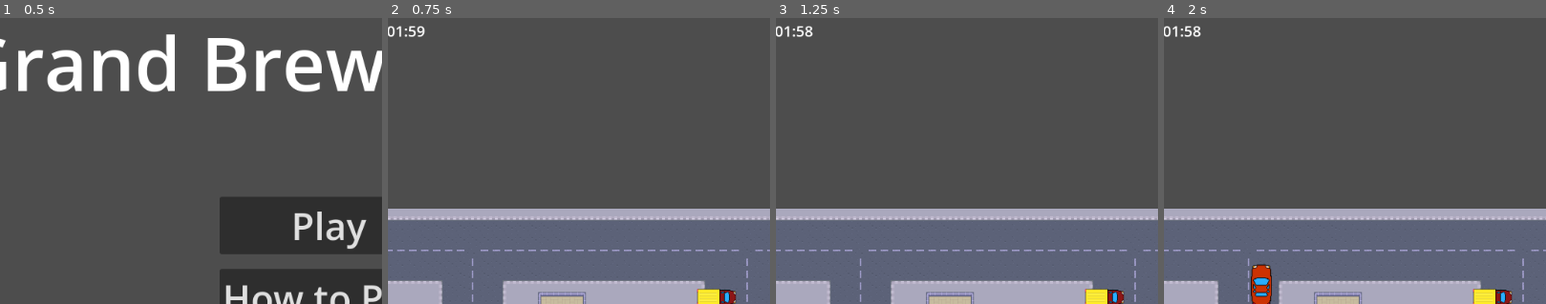
Above: before the commit, frames 1-4 (left to right).
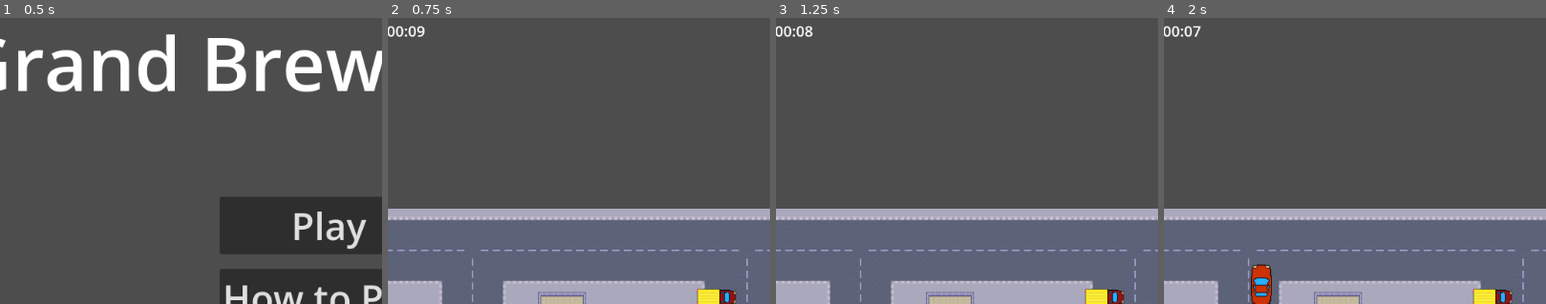
Above: after the commit, the same moments.

Repository: BastianTnd/grand-brew-delivery
Game: Godot game, scene res://Game/MainMenu/main_menu.tscn
Two runs of this game, one before a commit and one after it. Both use one fixed random seed, a clock stepped at 60 frames per second and the inputs below.
Inputs:
- Up to frame 1 (0.5 s): no input
- Up to frame 2 (0.75 s): click "Play" at 0.5 s
- Up to frame 3 (1.25 s): no input
- Up to frame 4 (2 s): hold Right (ui_right) from 1.28 s (still down)
The pictures show only the part of the screen within x 7-57%, y 1-51%; the shares and areas given below are measured in that part.

Frame 1 is identical in both runs. In frame 2, 0.1% of the frame differs, in the area x 2-8%, y 2-7%; in frame 3, 0.1%; in frame 4, 0.2%, in the area x 2-10%, y 2-7%.

Commit message:
- Added GameOverScreen

Diff:
--- /dev/null
+++ b/godot_project/Game/GameOverScreen/GameOverScreen.tscn
@@ -0,0 +1,41 @@
+[gd_scene format=3 uid="uid://bqnvtm4s8icf2"]
+
+[ext_resource type="Script" uid="uid://d11yn4eadl2af" path="res://Game/GameOverScreen/game_over_screen.gd" id="1_klnik"]
+
+[node name="GameOverScreen" type="CanvasLayer" unique_id=1749338835]
+script = ExtResource("1_klnik")
+
+[node name="ColorRect" type="ColorRect" parent="." unique_id=1022031528]
+anchors_preset = 15
+anchor_right = 1.0
+anchor_bottom = 1.0
+grow_horizontal = 2
+grow_vertical = 2
+color = Color(0, 0, 0, 1)
+
+[node name="ResultLabel" type="Label" parent="." unique_id=1623214359]
+anchors_preset = 5
+anchor_left = 0.5
+anchor_right = 0.5
+offset_left = -50.5
+offset_top = 150.0
+offset_right = 149.5
+offset_bottom = 190.0
+grow_horizontal = 2
+text = "Your Score: 0"
+
+[node name="RestartButton" type="Button" parent="." unique_id=592620627]
+anchors_preset = 8
+anchor_left = 0.5
+anchor_top = 0.5
+anchor_right = 0.5
+anchor_bottom = 0.5
+offset_left = -42.5
+offset_top = -15.5
+offset_right = 42.5
+offset_bottom = 15.5
+grow_horizontal = 2
+grow_vertical = 2
+text = "Try Again!"
+
+[connection signal="pressed" from="RestartButton" to="." method="_on_restart_button_pressed"]
--- /dev/null
+++ b/godot_project/Game/GameOverScreen/game_over_screen.gd
@@ -0,0 +1,14 @@
+extends CanvasLayer
+
+@onready var result_label = find_child("ResultLabel")
+
+func _ready():
+	if result_label:
+		result_label.text = "Final Score: " + str(int(round(ScoreManager.total_points)))
+
+	Input.set_mouse_mode(Input.MOUSE_MODE_VISIBLE)
+
+func _on_restart_button_pressed():
+	ScoreManager.reset_game()
+
+	get_tree().change_scene_to_file("res://Game/game.tscn")
--- a/godot_project/score_manager.gd
+++ b/godot_project/score_manager.gd
@@ -3,7 +3,7 @@
 signal delivery_completed
 signal game_over
 
-@export var game_time : float = 120.0
+@export var game_time : float = 10.0
 var total_points : float = 0.0
 var items_collected : int = 0
 var time_left : float
@@ -30,5 +30,10 @@
 	delivery_completed.emit()
 
 func _trigger_end():
-	await get_tree().create_timer(3.0).timeout
-	get_tree().quit()
+
+	get_tree().change_scene_to_file("res://Game/GameOverScreen/GameOverScreen.tscn")
+
+func reset_game():
+	total_points = 0.0
+	items_collected = 0
+	time_left = game_time
Not shown, added: godot_project/Game/GameOverScreen/game_over_screen.gd.uid
